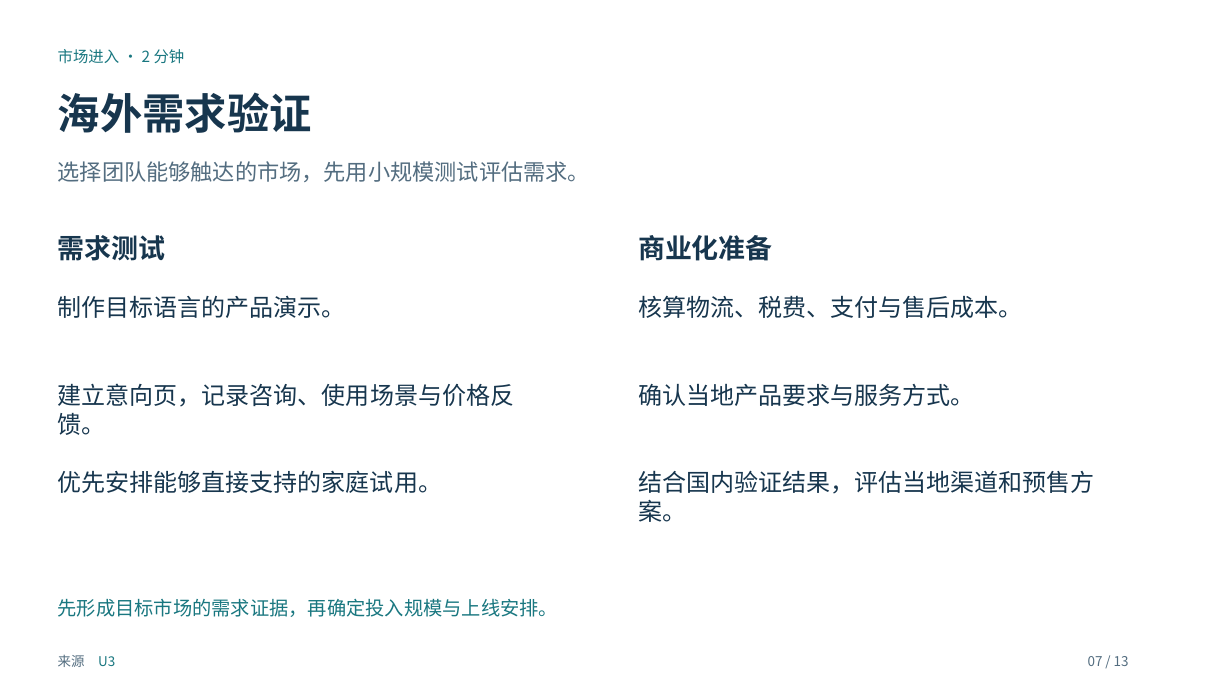
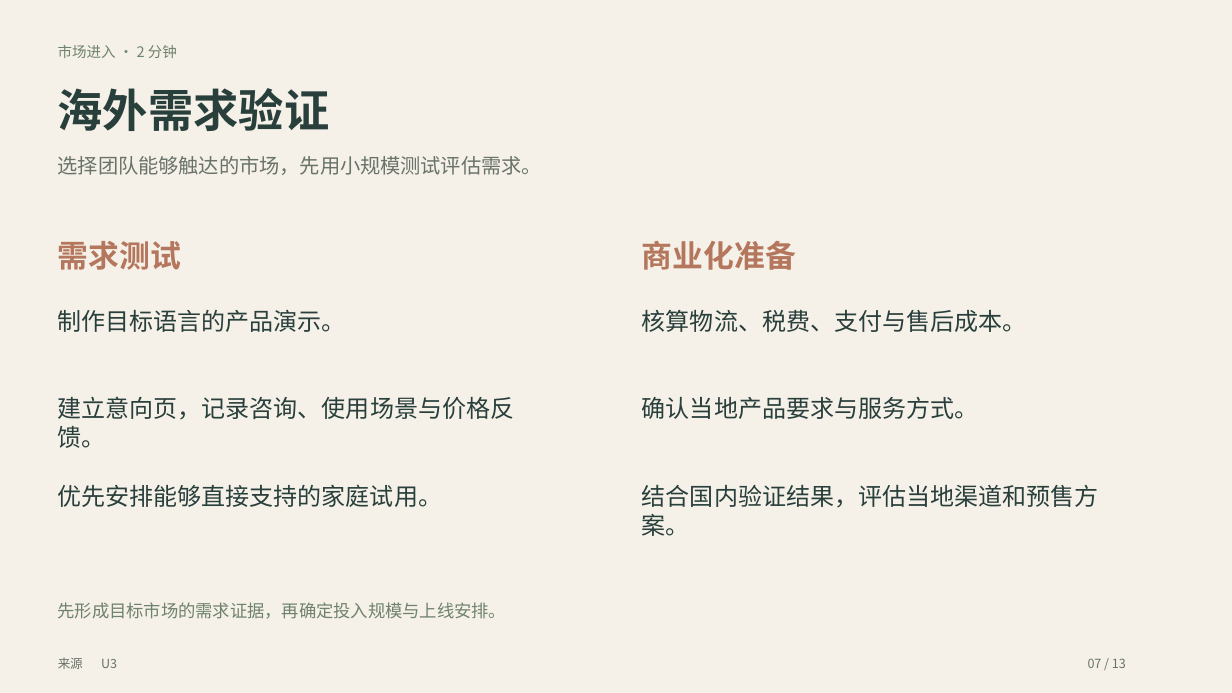
Before and after one commit to maxi-max-dev/maxi-max-dev.github.io, a slide deck: slide 7 of research/insta360-frame-discussion/unseen-insta360-discussion.pptx. Drawn at 1232x693 pixels with LibreOffice and Linux fonts; fonts in the diff are those of the drawing. Boxes give left, top, right and bottom in pixels: in the first picture for what was removed or moved away, otherwise in the second. Text is boxed around its words. In the diff, an @@ line names an element or a change of style, - is before the commit and + after.

```diff
--- a/research/insta360-frame-discussion/unseen-insta360-discussion.pptx
+++ b/research/insta360-frame-discussion/unseen-insta360-discussion.pptx
@@ background #FFFFFF to #F5F1E8 @@
@@ text "市场进入 · 2 分钟" at (58, 45, 177, 58): size 12 to 11.2 pt, text colour #197780 to #6F826D @@
@@ text "海外需求验证" at (58, 88, 330, 131): size 33 to 35.2 pt, text colour #17364E to #293F3C @@
@@ text "选择团队能够触达的市场，先用小规模测试评估需求。" at (58, 156, 542, 175): size 17.2 to 15.8 pt, text colour #536D80 to #69736A @@
@@ text "需求测试" at (58, 241, 181, 270): size 21 to 24 pt, text colour #17364E to #B4775E @@
@@ text "商业化准备" at (642, 241, 796, 270): size 21 to 24 pt, text colour #17364E to #B4775E @@
@@ text "制作目标语言的产品演示。": place and size @@
-text "制作目标语言的产品演示。" at (58, 296, 346, 318)
+text "制作目标语言的产品演示。" at (58, 310, 346, 332)
@@ text "核算物流、税费、支付与售后成本。": place and size @@
-text "核算物流、税费、支付与售后成本。" at (638, 296, 1022, 318)
+text "核算物流、税费、支付与售后成本。" at (642, 310, 1026, 332)
@@ text "建立意向页，记录咨询、使用场景与价格反": place and size @@
-text "建立意向页，记录咨询、使用场景与价格反" at (58, 383, 514, 435)
+text "建立意向页，记录咨询、使用场景与价格反" at (58, 397, 514, 448)
@@ text "确认当地产品要求与服务方式。": place and size @@
-text "确认当地产品要求与服务方式。" at (638, 384, 974, 406)
+text "确认当地产品要求与服务方式。" at (642, 397, 978, 419)
@@ text colour #17364E to #293F3C in 6 elements at (642, 310, 1026, 332), (58, 310, 346, 332), (642, 397, 978, 419), (642, 484, 1098, 536), (58, 397, 514, 448), (58, 485, 442, 507) @@
@@ text "优先安排能够直接支持的家庭试用。": place and size @@
-text "优先安排能够直接支持的家庭试用。" at (58, 470, 442, 493)
+text "优先安排能够直接支持的家庭试用。" at (58, 485, 442, 507)
@@ text "结合国内验证结果，评估当地渠道和预售方": place and size @@
-text "结合国内验证结果，评估当地渠道和预售方" at (638, 470, 1094, 522)
+text "结合国内验证结果，评估当地渠道和预售方" at (642, 484, 1098, 536)
@@ text "先形成目标市场的需求证据，再确定投入规模与上线安排。" at (58, 602, 506, 619): size 15 to 13.5 pt, text colour #197780 to #6F826D @@
@@ text "来源" at (58, 657, 83, 669): size 10.5 to 9.8 pt, text colour #536D80 to #69736A @@
@@ text "U3" at (101, 659, 117, 668): size 10.5 to 9.8 pt, text colour #197780 to #69736A @@
@@ text "07 / 13" at (1088, 658, 1126, 668): size 10.5 to 9.8 pt, text colour #536D80 to #69736A @@
```
Also in this commit, not shown: 12 other slides changed, 10 other files.
